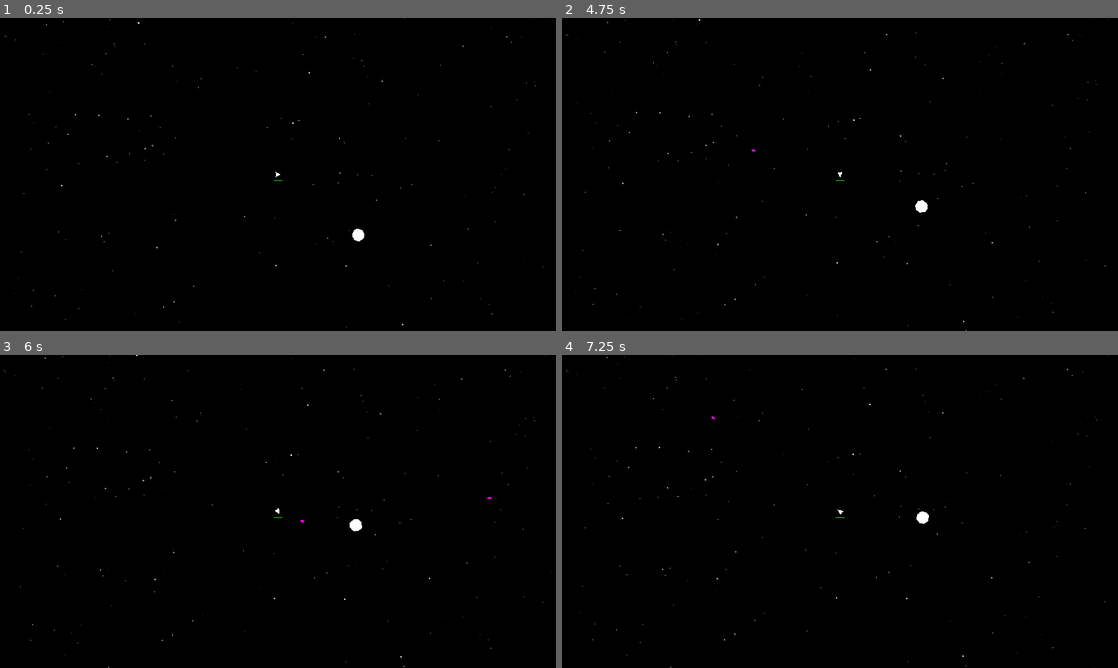
Above: before the commit, frames 1-4 (two rows, left to right).
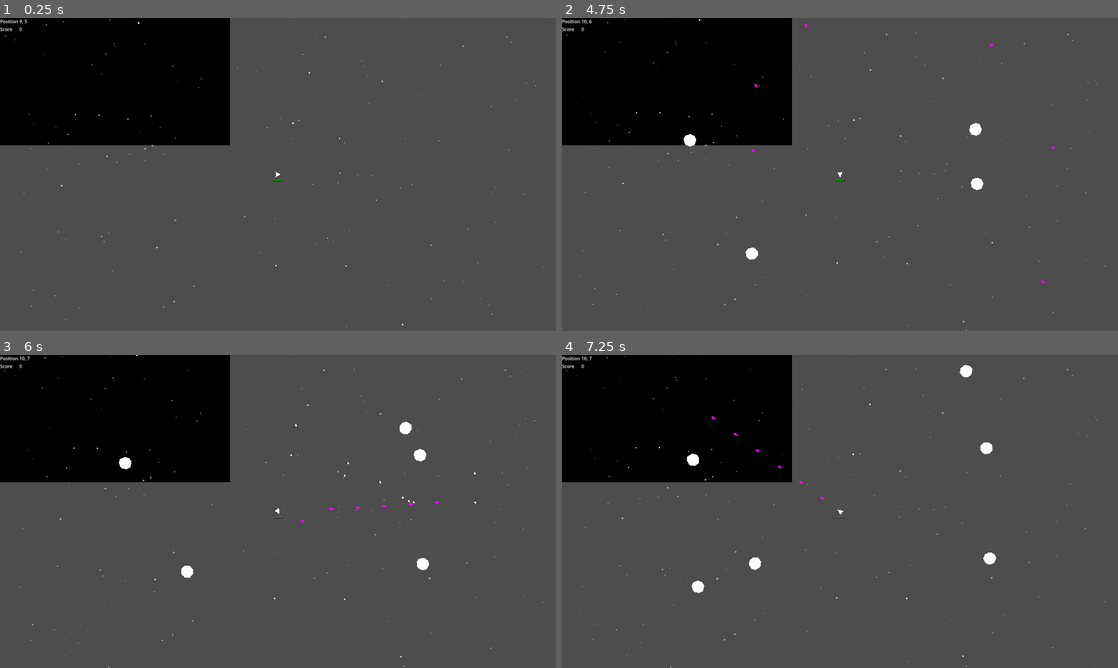
Above: after the commit, the same moments.

Repository: krets/space-octo
Game: Godot game, scene res://scenes/Game.tscn
Same seed, same stepped clock (60 frames per second), same inputs: the game is played once before the commit and once after it.
Inputs:
- Up to frame 1 (0.25 s): no input
- Up to frame 2 (4.75 s): hold D (turn_right) 0.53-1.28 s; hold Space (shoot) 0.53-1.28 s; tap Enter at 1.25 s; hold S (brake) 1.28-2.03 s; tap Space (shoot) at 1.35, 2.85, 4.35 s; hold D (turn_right) 2.03-2.78 s; hold Space (shoot) 2.03-2.78 s; hold W (thrust) 2.78-3.53 s; hold Space (shoot) 3.53-4.28 s; hold A (turn_left) from 3.53 s (still down)
- Up to frame 3 (6 s): release A (turn_left) at 5.03 s; hold S (brake) 5.03-5.78 s; hold Space (shoot) 5.03-5.78 s; hold D (turn_right) from 5.78 s (still down); tap Space (shoot) at 5.85 s
- Up to frame 4 (7.25 s): release D (turn_right) at 6.53 s; hold W (thrust) from 6.53 s (still down); hold Space (shoot) from 6.53 s (still down)

The runs differ from the first frame. In frame 1, 83% of the frame differs, in the area x 0-100%, y 0-100%; in frame 2, 83%; in frame 3, 83%; in frame 4, 83%.

Commit message:
shootable auto-spawning

Diff:
--- a/scenes/Game.tscn
+++ b/scenes/Game.tscn
@@ -1,10 +1,12 @@
-[gd_scene load_steps=4 format=3 uid="uid://fl2kqgotehqv"]
+[gd_scene load_steps=5 format=3 uid="uid://fl2kqgotehqv"]
 
+[ext_resource type="Script" uid="uid://1sg3fatw1k6i" path="res://scripts/game.gd" id="1_78awf"]
 [ext_resource type="PackedScene" uid="uid://cwuun8ra6ut7b" path="res://scenes/starfield.tscn" id="1_cpr0p"]
-[ext_resource type="PackedScene" uid="uid://unanq7oxhbih" path="res://scenes/asteroid.tscn" id="1_qbsmt"]
 [ext_resource type="PackedScene" uid="uid://dqo5pdkg21lrv" path="res://scenes/Player.tscn" id="2_cpr0p"]
+[ext_resource type="PackedScene" uid="uid://cha7k347d2gt3" path="res://scenes/hud_stats.tscn" id="3_s0nni"]
 
 [node name="Game" type="Node2D"]
+script = ExtResource("1_78awf")
 
 [node name="CanvasLayer" type="CanvasLayer" parent="."]
 layer = -1
@@ -23,8 +25,16 @@
 z_index = -1
 star_count = 200
 
-[node name="Asteroid" parent="." instance=ExtResource("1_qbsmt")]
-position = Vector2(275, 208)
+[node name="HudStats" parent="CanvasLayer" instance=ExtResource("3_s0nni")]
 
 [node name="Player" parent="." instance=ExtResource("2_cpr0p")]
+unique_name_in_owner = true
 z_index = 1
+position = Vector2(973, 551)
+
+[node name="AsteroidSpawner" type="Timer" parent="."]
+autostart = true
+
+[node name="Asteroids" type="Node2D" parent="."]
+
+[connection signal="timeout" from="AsteroidSpawner" to="." method="_on_asteroid_spawner_timeout"]
--- a/scenes/asteroid.gd
+++ b/scenes/asteroid.gd
@@ -1,11 +1,10 @@
 extends CharacterBody2D
 
-@export var stats : Resource
+@export var stats : Resource = preload("res://resources/asteroid.tres")
 
-var angular_velocity : float = 2.0
-var initial_velocity : Vector2 = Vector2(10, 3)
+var angular_velocity : float = randf_range(-4.0, 4.0)  # Random value between 1.0 and 5.0
+var initial_velocity : Vector2 = Vector2(randf_range(1, 15), randf_range(1, 15))
 var bodies : Array = []
-@onready var main = 	get_tree().get_root().get_node("Game")
 
 func _ready() -> void:
 	velocity = initial_velocity
@@ -29,14 +28,13 @@
 	if body.has_method("clear_damage"):
 		body.clear_damage()
 	bodies.erase(body)
-	if len(bodies) == 0:
+	if len(bodies) == 0 and %Timer:
 		%Timer.stop()
 
 func take_damage(damage : float) -> void:
 	stats.health -= damage
 	if stats.health <= 0:
 		explode()
-
 
 func explode():
 	var debris_scene = preload("res://scenes/debris.tscn")
@@ -49,4 +47,9 @@
 		var random_direction = Vector2(randf_range(-1, 1), randf_range(-1, 1)).normalized()
 		debris_instance.position = global_position
 		debris_instance.initial_velocity  = random_direction * explosion_velocity
-		main.add_child(debris_instance)
+		get_parent().add_child(debris_instance)
+
+func _on_death_timer_timeout() -> void:
+	var rect = get_viewport_rect()
+	if not rect.has_point(global_position):
+		explode()
--- a/scenes/asteroid.tscn
+++ b/scenes/asteroid.tscn
@@ -1,7 +1,6 @@
-[gd_scene load_steps=6 format=3 uid="uid://unanq7oxhbih"]
+[gd_scene load_steps=5 format=3 uid="uid://unanq7oxhbih"]
 
 [ext_resource type="Script" uid="uid://cj21gb5qrxbm5" path="res://scenes/asteroid.gd" id="1_akfqu"]
-[ext_resource type="Resource" uid="uid://cmxp7mrjjh7aw" path="res://resources/asteroid.tres" id="2_6mo6b"]
 
 [sub_resource type="CircleShape2D" id="CircleShape2D_6mo6b"]
 radius = 22.0907
@@ -22,7 +21,6 @@
 collision_layer = 2
 collision_mask = 3
 script = ExtResource("1_akfqu")
-stats = ExtResource("2_6mo6b")
 
 [node name="Polygon2D" type="Polygon2D" parent="."]
 polygon = PackedVector2Array(-14, -18, 5, -21, 18, -12, 22, 2, 13, 19, -4, 22, -10, 17, -15, 16, -20, 8, -21, -7)
@@ -41,6 +39,11 @@
 unique_name_in_owner = true
 wait_time = 0.2
 
+[node name="DeathTimer" type="Timer" parent="."]
+wait_time = 30.0
+autostart = true
+
 [connection signal="body_entered" from="Area2D" to="." method="_on_area_2d_body_entered"]
 [connection signal="body_exited" from="Area2D" to="." method="_on_area_2d_body_exited"]
 [connection signal="timeout" from="Area2D/Damage/Timer" to="." method="_on_timer_timeout"]
+[connection signal="timeout" from="DeathTimer" to="." method="_on_death_timer_timeout"]
--- /dev/null
+++ b/scenes/hud_stats.gd
@@ -0,0 +1,12 @@
+extends Control
+
+var player
+
+func _ready() -> void:
+	player = %Player
+
+
+func _process(delta: float) -> void:
+	var x_pos = int(player.global_position.x / 100)
+	var y_pos = int(player.global_position.y / 100)
+	$GridContainer/PosValue.text = "%s, %s" % [x_pos, y_pos]
--- /dev/null
+++ b/scenes/hud_stats.tscn
@@ -0,0 +1,34 @@
+[gd_scene load_steps=2 format=3 uid="uid://cha7k347d2gt3"]
+
+[ext_resource type="Script" uid="uid://b3raw25ajwxky" path="res://scenes/hud_stats.gd" id="1_73vpq"]
+
+[node name="HudStats" type="Control"]
+layout_mode = 3
+anchors_preset = 15
+anchor_right = 1.0
+anchor_bottom = 1.0
+grow_horizontal = 2
+grow_vertical = 2
+script = ExtResource("1_73vpq")
+
+[node name="GridContainer" type="GridContainer" parent="."]
+layout_mode = 0
+offset_right = 40.0
+offset_bottom = 40.0
+columns = 2
+
+[node name="PosLabel" type="Label" parent="GridContainer"]
+layout_mode = 2
+text = "Position"
+
+[node name="PosValue" type="Label" parent="GridContainer"]
+layout_mode = 2
+text = "0,0"
+
+[node name="ScoreLabel" type="Label" parent="GridContainer"]
+layout_mode = 2
+text = "Score"
+
+[node name="ScoreValue" type="Label" parent="GridContainer"]
+layout_mode = 2
+text = "0"
--- a/scenes/projectile.tscn
+++ b/scenes/projectile.tscn
@@ -24,7 +24,7 @@
 polygon = PackedVector2Array(-8, -2, 0, -5, 7, -4, 10, 0, 7, 4, 0, 5, -8, 2)
 
 [node name="Lifetime" type="Timer" parent="."]
-wait_time = 2.0
+wait_time = 5.0
 one_shot = true
 
 [node name="Area2D" type="Area2D" parent="."]
--- /dev/null
+++ b/scripts/game.gd
@@ -0,0 +1,47 @@
+extends Node2D
+
+@export var asteroid_timer_max : float = 15.0
+@export var max_asteroids : int = 100
+
+func _ready() -> void:
+	var size = get_viewport().size
+	$CanvasLayer/ColorRect.size = size
+	# $CanvasLayer/Starfield.size = size
+
+
+func reset_timer():
+	$AsteroidSpawner.wait_time = randf_range(1.0, asteroid_timer_max)
+
+
+func _on_asteroid_spawner_timeout() -> void:
+	if $Asteroids.get_child_count() >= max_asteroids:
+		$Asteroids.get_child(0).explode()
+
+	var asteroid = preload("res://scenes/asteroid.tscn")
+	var instance = asteroid.instantiate()
+	var viewport_size = get_viewport().size
+	var padding = 100
+
+	# Get camera or player position as reference point
+	var reference_pos = get_viewport().get_camera_2d().global_position  # or use player position
+
+	# Randomly choose a side (0-3: top, right, bottom, left)
+	var spawn_side = randi() % 4
+	var spawn_pos = Vector2.ZERO
+
+	match spawn_side:
+		0: # Top
+			spawn_pos.x = reference_pos.x + randf_range(-viewport_size.x/2 - padding, viewport_size.x/2 + padding)
+			spawn_pos.y = reference_pos.y - viewport_size.y/2 - padding
+		1: # Right
+			spawn_pos.x = reference_pos.x + viewport_size.x/2 + padding
+			spawn_pos.y = reference_pos.y + randf_range(-viewport_size.y/2 - padding, viewport_size.y/2 + padding)
+		2: # Bottom
+			spawn_pos.x = reference_pos.x + randf_range(-viewport_size.x/2 - padding, viewport_size.x/2 + padding)
+			spawn_pos.y = reference_pos.y + viewport_size.y/2 + padding
+		3: # Left
+			spawn_pos.x = reference_pos.x - viewport_size.x/2 - padding
+			spawn_pos.y = reference_pos.y + randf_range(-viewport_size.y/2 - padding, viewport_size.y/2 + padding)
+
+	instance.global_position = spawn_pos
+	$Asteroids.add_child(instance)
--- a/scripts/player/player.gd
+++ b/scripts/player/player.gd
@@ -31,7 +31,7 @@
 	if Input.is_action_pressed("brake"):
 		velocity = velocity.move_toward(Vector2.ZERO, stats.brake_speed * delta)
 
-	if Input.is_action_just_pressed("shoot"):
+	if Input.is_action_pressed("shoot"):
 		shoot()
 
 	healthbar_parent.global_rotation = 0.0
Not shown, added: scenes/hud_stats.gd.uid
Not shown, added: scripts/game.gd.uid
